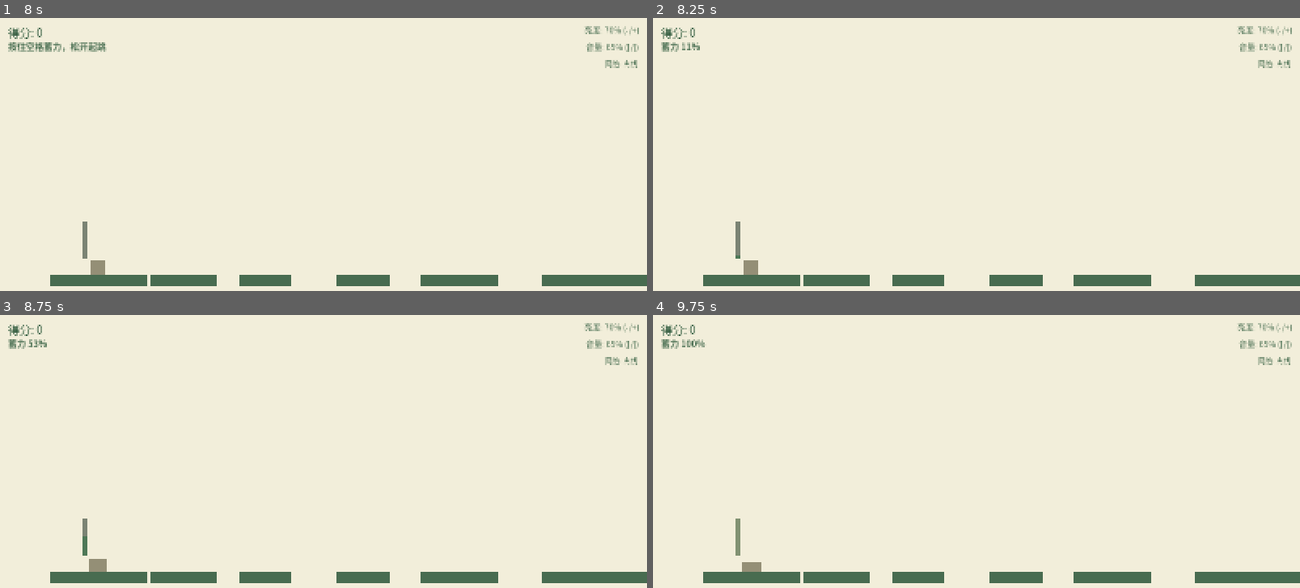
Above: before the commit, frames 1-4 (two rows, left to right).
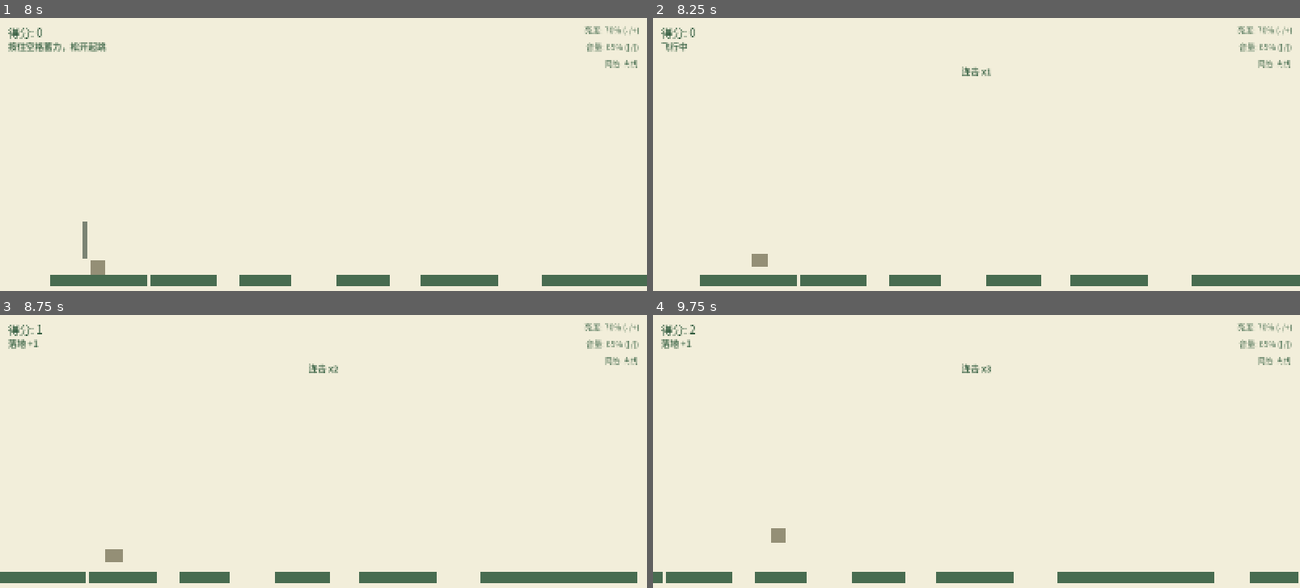
Above: after the commit, the same moments.

Repository: sssd903-tju/MI_-
Game: Godot game, scene res://scenes/Main.tscn
The game is run twice, just before and just after one commit, with the same random seed, the same clock (stepped at 60 frames per second) and the same inputs.
Inputs:
- Up to frame 1 (8 s): click "中文" at 0.5 s; click "经典" at 1.25 s; click "手操" at 2 s; click "中文" at 2.75 s; click "经典" at 3.5 s; click "手操" at 4.25 s; click "中文" at 5 s; click "经典" at 5.75 s; click "手操" at 6.5 s; tap Enter (ui_accept) at 7.25 s; hold Enter (ui_accept) from 7.28 s (still down)
- Up to frame 2 (8.25 s): release Enter (ui_accept) at 8.03 s; tap Enter (ui_accept) at 8.1 s
- Up to frame 3 (8.75 s): tap Enter (ui_accept) at 8.27, 8.57 s
- Up to frame 4 (9.75 s): hold Enter (ui_accept) 8.78-9.53 s; tap Enter (ui_accept) at 9.6 s

Frame 1 is identical in both runs. In frame 2, 0.7% of the frame differs, in the area x 1-84%, y 8-99%; in frame 3, 2.6%; in frame 4, 2.8%, in the area x 0-100%, y 3-99%.

Commit message:
fix: restore manual control responsiveness and harden MI offline packet handling

Diff:
--- a/scripts/Game.gd
+++ b/scripts/Game.gd
@@ -512,7 +512,7 @@
 	input_action_pending = InputAction.NONE
 
 	var now_sec: float = Time.get_ticks_msec() / 1000.0
-	if action != InputAction.AIR_JUMP and now_sec - mi_last_action_time < MI_ACTION_COOLDOWN:
+	if current_control_mode == ControlMode.MI and action != InputAction.AIR_JUMP and now_sec - mi_last_action_time < MI_ACTION_COOLDOWN:
 		return
 
 	if action == InputAction.START_CHARGE:
@@ -540,8 +540,9 @@
 		else:
 			mi_invalid_action_count += 1
 
-	mi_action_count += 1
-	mi_last_action_time = now_sec
+	if current_control_mode == ControlMode.MI:
+		mi_action_count += 1
+		mi_last_action_time = now_sec
 
 func _physics_process(delta: float) -> void:
 	if wait_for_accept_release:
@@ -610,11 +611,15 @@
 		_ensure_ground_support()
 
 	if current_control_mode == ControlMode.MANUAL:
-		_poll_manual_action()
+		if not player.is_airborne:
+			if Input.is_action_pressed("ui_accept"):
+				player.begin_charge()
+			if Input.is_action_just_released("ui_accept"):
+				if player.release_jump():
+					_register_jump_combo()
 	else:
 		_poll_mi_action(delta)
-
-	_consume_input_action()
+		_consume_input_action()
 
 	if player.is_charging and not full_charge_cue_played and player.charge_ratio() >= 0.995:
 		_play_charge_ready_sfx()
@@ -929,6 +934,7 @@
 	if mi_ws.get_ready_state() != WebSocketPeer.STATE_CLOSED:
 		mi_ws.close()
 	mi_ws = WebSocketPeer.new()
+	mi_last_seq = -1
 	var target_url: String = MI_OFFLINE_WS_URL if current_mi_input_mode == MIInputMode.OFFLINE else MI_ONLINE_WS_URL
 	mi_ws.connect_to_url(target_url)
 
@@ -940,8 +946,12 @@
 
 	var seq: int = int(data.get("seq", -1))
 	if seq <= mi_last_seq:
-		mi_out_of_order_dropped += 1
-		return
+		# Allow sender restart in offline tests where sequence often resets to 1.
+		if seq == 1:
+			mi_last_seq = 0
+		else:
+			mi_out_of_order_dropped += 1
+			return
 	mi_last_seq = seq
 
 	var ts_ms: int = int(data.get("timestamp_ms", Time.get_ticks_msec()))
@@ -973,11 +983,22 @@
 		mi_raw_label = effective_label
 		mi_raw_streak = 1
 
-	var needed: int = MI_HAND_CONFIRM_COUNT if effective_label == "hand" else MI_FOOT_CONFIRM_COUNT
+	var needed: int = _mi_needed_count(effective_label)
 	if effective_label == "rest":
 		needed = 1
 	if mi_raw_streak >= needed and mi_decision_label != effective_label:
 		mi_decision_label = effective_label
+
+func _mi_needed_count(effective_label: String) -> int:
+	if effective_label == "rest":
+		return 1
+	if current_mi_input_mode == MIInputMode.OFFLINE:
+		return 1
+	if effective_label == "hand":
+		return MI_HAND_CONFIRM_COUNT
+	if effective_label == "foot":
+		return MI_FOOT_CONFIRM_COUNT
+	return 1
 
 func _mi_reset_decision_tracking() -> void:
 	mi_decision_label = "none"
